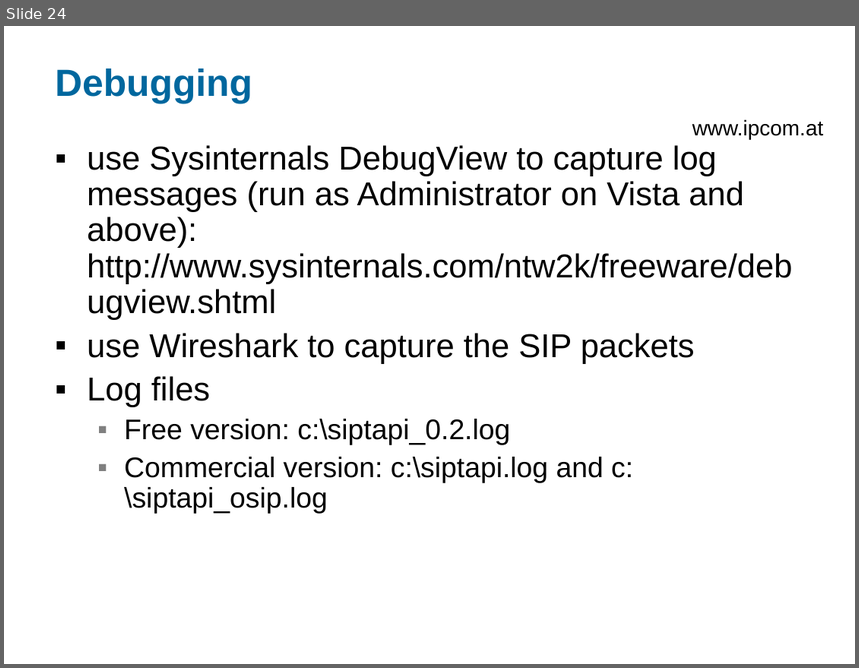
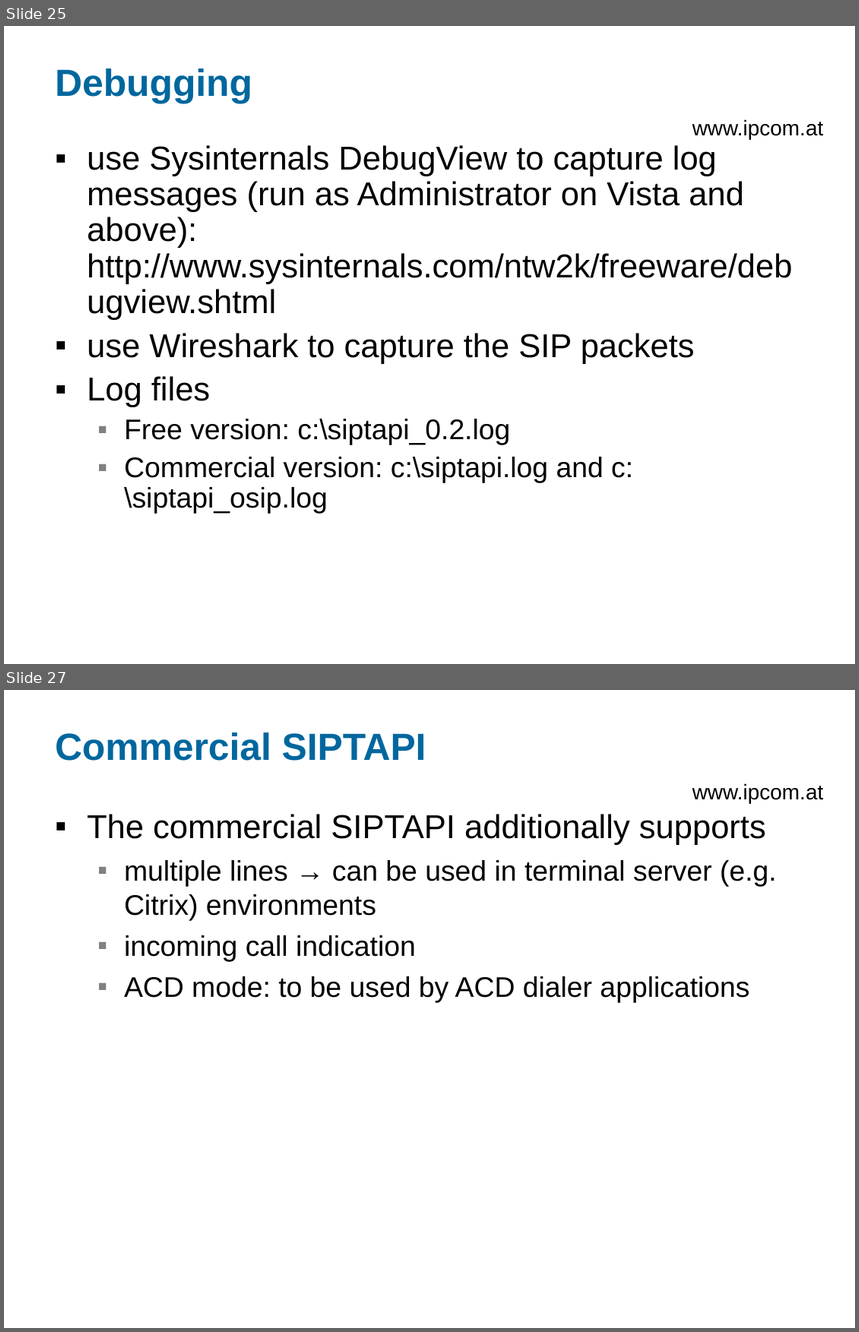
Before and after one commit to egilkh/siptapi, a slide deck: doc/SIPTAPI-README.ppt. Shown one above the other, each under a label of ours: slide 24 before the commit, slides 25 and 27 after it; the slides between them are not shown. The pictures are 859x668 and 859x1332 pixels, drawn with LibreOffice and Linux fonts; fonts in the diff are those of the drawing; background and template pictures are left out. Boxes give left, top, right and bottom in pixels: in the first picture for what was removed or moved away, otherwise in the second. Text is boxed around its words. In the diff, an @@ line names an element or a change of style, - is before the commit and + after.

Commit message:
READMe now also contains the description of the commercial SIPTAPI

```diff
--- a/doc/SIPTAPI-README.ppt
+++ b/doc/SIPTAPI-README.ppt
@@ slide 27 added at <box>4,690,855,1328</box>, background #FFFFFF; not listed: 1 template element that a slide beside it also shows @@
@@ title added at <box>55,733,427,761</box>, 32 pt, text #00679E, bold @@
+Commercial SIPTAPI
@@ text added at <box>87,814,777,1003</box>, 24 pt, text #000000 @@
+▪ The commercial SIPTAPI additionally supports
+  ▪ multiple lines → can be used in terminal server (e.g. Citrix) environments
+  ▪ incoming call indication
+  ▪ ACD mode: to be used by ACD dialer applications
@@ what was slide 24 is now slide 25 @@
```
Also in this commit, not shown: 3 slides changed, 17 other slides added, 1 slide removed, 1 other file.
